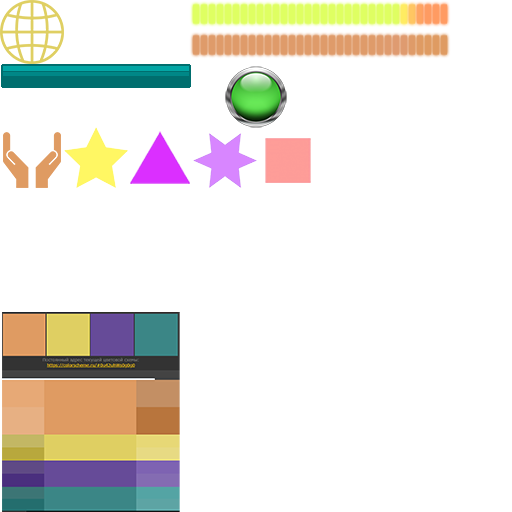
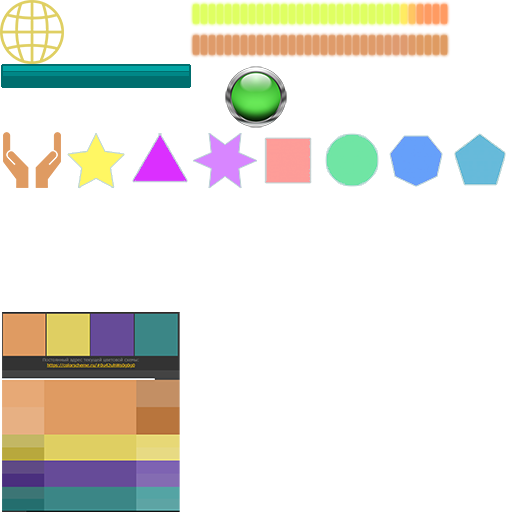
Revision of a layered (512, 512) image; what changed, layer by layer:
added layer "Слой 12" in group "Фигуры" over [326, 134, 378, 186]
added layer "Слой 14" in group "Фигуры" over [455, 134, 505, 185]
added layer "Слой 13" in group "Фигуры" over [390, 136, 442, 186]
painted on "Слой 9" over [130, 131, 190, 184]
painted on "Слой 8" over [64, 127, 128, 188]
